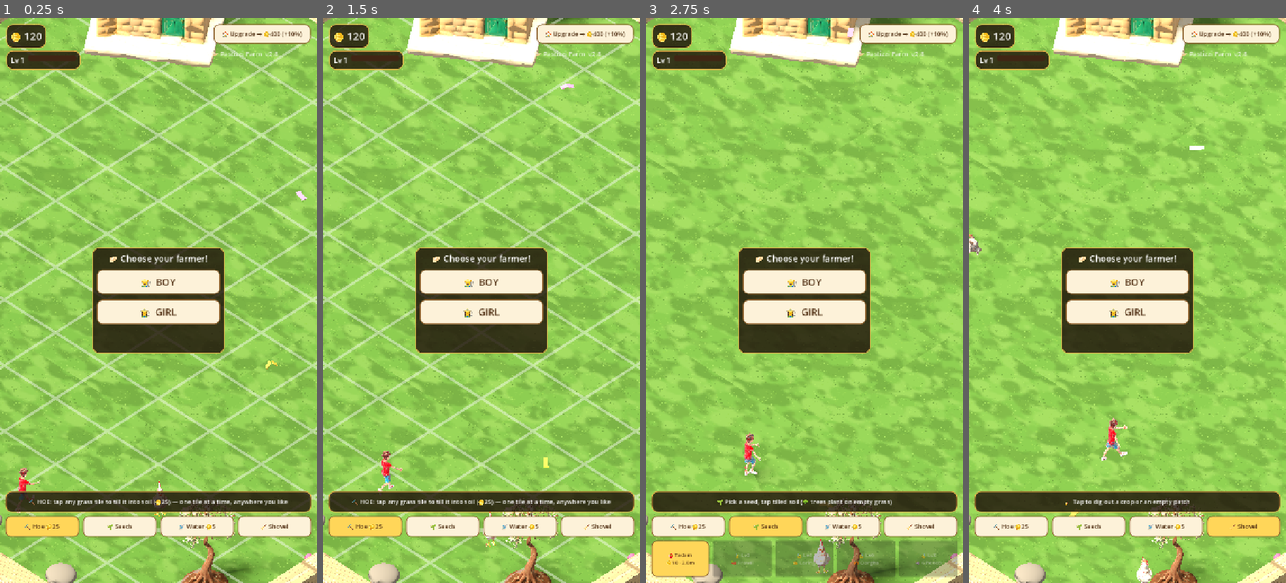
Above: before the commit, frames 1-4 (left to right).
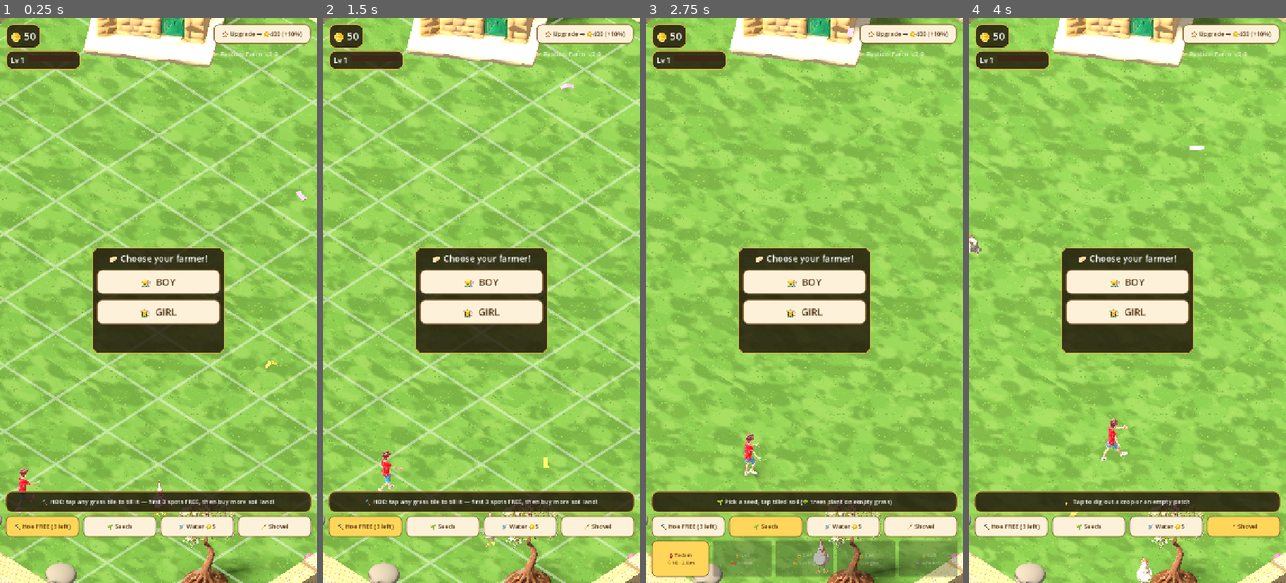
Above: after the commit, the same moments.

Repository: terencecamilleripesci/PastizziFarm3D
Game: Godot game, scene res://farm.tscn
The game is run twice, just before and just after one commit, with the same random seed, the same clock (stepped at 60 frames per second) and the same inputs.
Inputs (mouse positions are in pixels of both pictures, inside the frame that each line leads up to):
- Up to frame 1 (0.25 s): no input
- Up to frame 2 (1.5 s): click (364, 526) at 0.5 s, where only the run before the commit has a clickable "⛏️ Hoe 🪙25"; click (364, 526) at 1.25 s, where only the run after the commit has a clickable "⛏️ Hoe FREE (3 left)"
- Up to frame 3 (2.75 s): click "🌱 Seeds" at 2 s
- Up to frame 4 (4 s): click "🚿 Water 🪙5" at 2.75 s; click "🧹 Shovel" at 3.5 s

The runs differ from the first frame. In frame 1, 0.7% of the frame differs, in the area x 4-91%, y 1-91%; in frame 2, 0.7%; in frame 3, 0.2%; in frame 4, 0.2%.

Commit message:
v2.9 FRESH START economy: everyone resets to farmer + hoe + 50 coins, first 3 soil spots FREE then land prices escalate (75/150/225...), dynamic hoe price label; FIX: idle/harvest models locked to walk-model scale (no more size jump when standing)
Co-Authored-By: Claude Fable 5 <noreply@anthropic.com>
Claude-Session: https://claude.ai/code/session_01Q55X5n8LA6xgNosSpJws7r

Diff:
--- a/source/farm.gd
+++ b/source/farm.gd
@@ -1,5 +1,5 @@
 extends Node3D
-# ===== Pastizzi Farm 3D — v2.8 GRID ENGINE (the FarmVille 2 way) =====
+# ===== Pastizzi Farm 3D — v2.9 GRID ENGINE (the FarmVille 2 way) =====
 # The farm is a tile grid. You PLACE soil patches anywhere, plant one crop
 # per patch, trees live on their own tiles and regrow forever.
 # Tools: Plot / Seeds / Water / Shovel. Everything saves on-device.
@@ -12,12 +12,16 @@
 	{ "id": "qargha", "name": "Qargħa", "e": "🎃", "mins": 12.0, "seed": 50, "pay": 150, "model": "res://assets/pumpkin.glb",    "h": 1.7, "lvl": 6 },
 	{ "id": "gheneb", "name": "Għeneb", "e": "🍇", "mins": 20.0, "seed": 80, "pay": 260, "model": "res://assets/vine.glb",       "h": 2.3, "tree": true, "lvl": 8 },
 ]
-const PATCH_COST := 25
-const SAVE_PATH := "user://farm2.json"
+func _patch_cost() -> int:
+	if placed < 3:
+		return 0
+	return 75 * (placed - 2)   # 4th=75, 5th=150, 6th=225…
+const SAVE_PATH := "user://farm3.json"
 const DAY_SECONDS := 180.0
 const HOUSE_COSTS := [0, 400, 900]
 
-var coins := 120
+var coins := 50
+var placed := 0                      # lifetime patches placed (3 free, then pay)
 var grid := {}                        # Vector2i -> {k:"patch"/"tree", c, t, rg, node, soil, mark}
 var tool := "plot"                    # plot | seed | water | shovel
 var sel_crop := 0
@@ -407,7 +411,7 @@
 	xrow.add_child(xp_bar)
 	_refresh_xp()
 	var title := Label.new()
-	title.text = "🥟 Pastizzi Farm  v2.8"
+	title.text = "🥟 Pastizzi Farm  v2.9"
 	title.set_anchors_preset(Control.PRESET_TOP_RIGHT)
 	title.offset_left = -240
 	title.offset_top = 70
@@ -446,7 +450,7 @@
 	tbar.offset_right = -12
 	tbar.add_theme_constant_override("separation", 8)
 	ui.add_child(tbar)
-	for t in [["plot", "⛏️ Hoe 🪙25"], ["seed", "🌱 Seeds"], ["water", "🚿 Water 🪙5"], ["shovel", "🧹 Shovel"]]:
+	for t in [["plot", "⛏️ Hoe"], ["seed", "🌱 Seeds"], ["water", "🚿 Water 🪙5"], ["shovel", "🧹 Shovel"]]:
 		var tb := Button.new()
 		tb.text = t[1]
 		tb.size_flags_horizontal = Control.SIZE_EXPAND_FILL
@@ -516,14 +520,21 @@
 	hint_label.text = "🎉 Welcome to your għalqa! Grab the ⛏️ Hoe and till your first patch."
 	_save()
 
+func _refresh_hoe_label() -> void:
+	for pb in tool_btns:
+		if pb[0] == "plot":
+			var c := _patch_cost()
+			pb[1].text = "⛏️ Hoe FREE (%d left)" % (3 - placed) if placed < 3 else "⛏️ Hoe 🪙%d" % c
+
 func _pick_tool(t: String) -> void:
 	tool = t
 	for pb in tool_btns:
 		_btn_style(pb[1], pb[0] == t)
 	seed_bar.visible = (t == "seed")
 	grid_overlay.visible = (t == "plot")
+	_refresh_hoe_label()
 	hint_label.text = {
-		"plot": "⛏️ HOE: tap any grass tile to till it into soil (🪙%d) — one tile at a time, anywhere you like" % PATCH_COST,
+		"plot": "⛏️ HOE: tap any grass tile to till it — first 3 spots FREE, then buy more soil land!",
 		"seed": "🌱 Pick a seed, tap tilled soil (🌳 trees plant on empty grass)",
 		"water": "🚿 Tap a growing crop — 🪙5 cuts 25% of the wait",
 		"shovel": "🧹 Tap to dig out a crop or an empty patch",
@@ -626,8 +637,10 @@
 
 func _place_patch(tile: Vector2i, pay: bool = true) -> void:
 	if pay:
-		coins -= PATCH_COST
+		coins -= _patch_cost()
+		placed += 1
 		_update_coins()
+		_refresh_hoe_label()
 	var soil := _box(Vector3(TILE * 0.94, 0.12, TILE * 0.94), _tile_pos(tile) + Vector3(0, 0.06, 0), Color(1, 1, 1))
 	soil.material_override = _tmat("res://assets/tex_soil.png", 1.0)
 	grid[tile] = { "k": "patch", "c": -1, "t": 0.0, "rg": false, "node": null, "soil": soil, "mark": null }
@@ -858,8 +871,9 @@
 			if not e.is_empty():
 				hint_label.text = "That tile is taken — pick an empty one."
 				return
-			if coins < PATCH_COST:
-				hint_label.text = "Tilling costs 🪙%d!" % PATCH_COST
+			var pcost := _patch_cost()
+			if coins < pcost:
+				hint_label.text = "More soil land costs 🪙%d — sell some harvest first!" % pcost
 				return
 			_place_patch(tile)
 			_burst(_tile_pos(tile), Color(0.5, 0.35, 0.2), 5)
@@ -977,11 +991,17 @@
 	if farmer_idle_n:
 		farmer.add_child(farmer_idle_n)
 		farmer_idle_ap = _anim_setup(farmer_idle_n, true)
+		if farmer_walk_n:
+			farmer_idle_n.scale = farmer_walk_n.scale
+			farmer_idle_n.position.y = farmer_walk_n.position.y
 	farmer_harv_n = _model("res://assets/%s_harvest.glb" % base, 1.9)
 	if farmer_harv_n:
 		farmer.add_child(farmer_harv_n)
 		farmer_harv_ap = _anim_setup(farmer_harv_n, false)
 		farmer_harv_n.visible = false
+		if farmer_walk_n:
+			farmer_harv_n.scale = farmer_walk_n.scale
+			farmer_harv_n.position.y = farmer_walk_n.position.y
 	farmer.position = Vector3(-7.5, 0, -7.5)
 	farmer_dest = farmer.position
 	# the other one strolls the farm
@@ -1177,7 +1197,7 @@
 	for tile in grid:
 		var e: Dictionary = grid[tile]
 		tiles["%d,%d" % [tile.x, tile.y]] = { "k": e.k, "c": e.c, "t": e.t, "rg": e.rg }
-	var d := { "v": 2, "coins": coins, "hl": house_lvl, "z2": zone2, "xp": xp, "lvl": lvl, "chr": chr, "tiles": tiles }
+	var d := { "v": 3, "coins": coins, "pl": placed, "hl": house_lvl, "z2": zone2, "xp": xp, "lvl": lvl, "chr": chr, "tiles": tiles }
 	var f := FileAccess.open(SAVE_PATH, FileAccess.WRITE)
 	if f:
 		f.store_string(JSON.stringify(d))
@@ -1191,7 +1211,8 @@
 	var d = JSON.parse_string(f.get_as_text())
 	if d == null:
 		return
-	coins = int(d.get("coins", 120))
+	coins = int(d.get("coins", 50))
+	placed = int(d.get("pl", 0))
 	chr = str(d.get("chr", ""))
 	if chr != "":
 		chr_panel.visible = false
Not shown, changed: index.html
Not shown, removed: pf280.apple-touch-icon.png
Not shown, removed: pf280.audio.position.worklet.js
Not shown, removed: pf280.audio.worklet.js
Not shown, removed: pf280.html
Not shown, removed: pf280.icon.png
Not shown, removed: pf280.js
Not shown, changed: pf280.pck
Not shown, removed: pf280.png
Not shown, changed: pf280.wasm
Not shown, added: pf290.apple-touch-icon.png
Not shown, added: pf290.audio.position.worklet.js
(and 7 more such lines)
